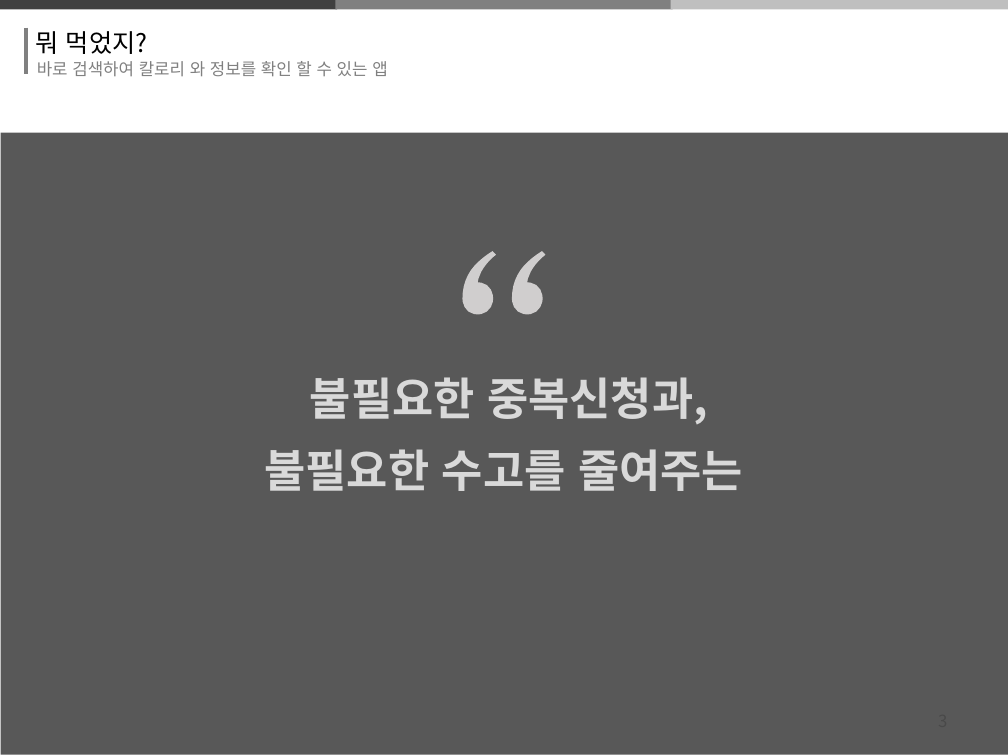
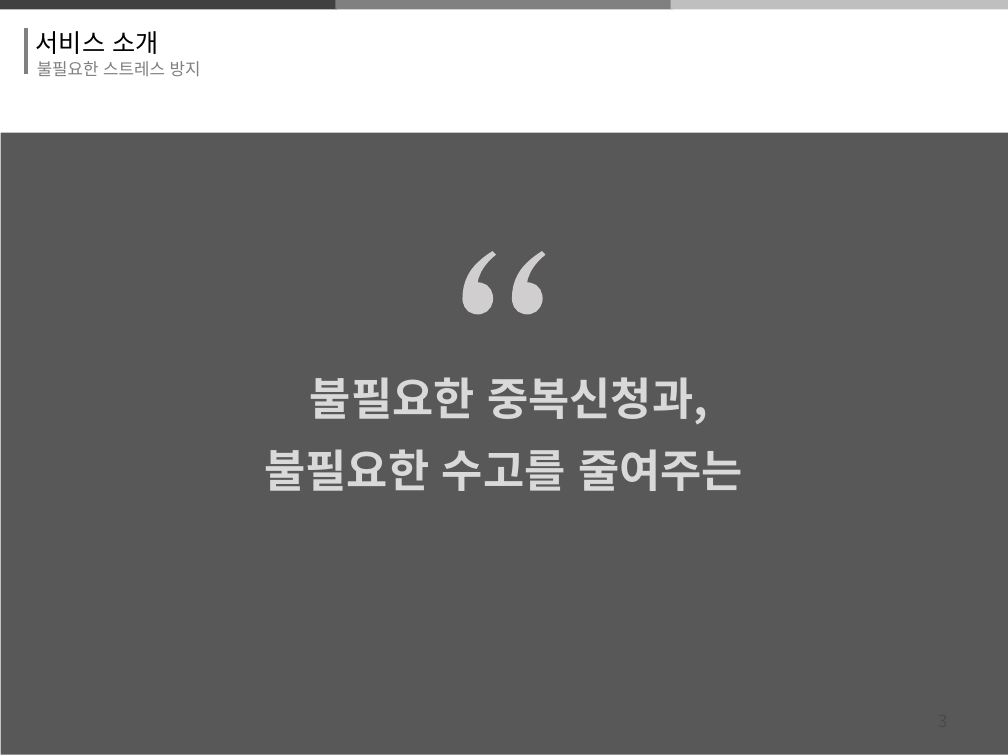
Before and after one commit to thrk941106/2018system_programming, a slide deck: slide 8 of 시프ppt 제작중.pptx. Drawn at 1008x756 pixels with LibreOffice and Linux fonts; fonts in the diff are those of the drawing; background and template pictures are left out. Boxes give left, top, right and bottom in pixels: in the first picture for what was removed or moved away, otherwise in the second. Text is boxed around its words. In the diff, an @@ line names an element or a change of style, - is before the commit and + after.

```diff
--- a/시프ppt 제작중.pptx
+++ b/시프ppt 제작중.pptx
@@ text at (36,31,158,54): text changed @@
-뭐 먹었지?
+서비스 소개
@@ text at (37,61,201,76): text changed @@
-바로 검색하여 칼로리 와 정보를 확인 할 수 있는 앱
+불필요한 스트레스 방지
```
Also in this commit, not shown: 16 other slides changed, 4 slides added, 3 slides removed.
